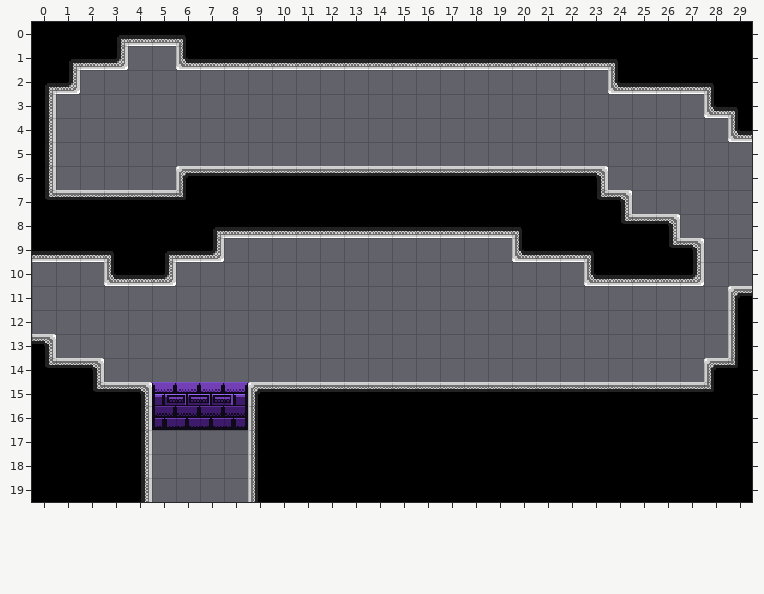
A Tiled map gets an edit: Assets/maps/BookmarkLevels/1 - Prison/4 - Wall.tmx. Above is the file before it was changed.
Cells are 16x16 px. Shown: x 0..29, y 0..19.
The same view after the edit:
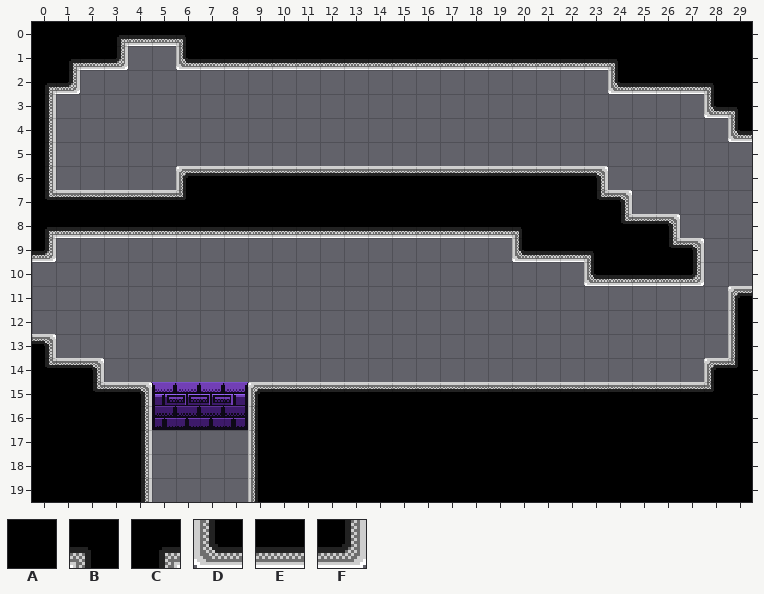
Key: from "Memory world tileset": A 6, B 8, C 9, D 10, E 11, F 12.
_ is an empty cell, . an unchanged one.
From old to new:
--- layer "ground"
@@ x 0..7 @@
- 8 AAAAAAAC
- 9 EEEBACEF
-10 ...DEF..
+ 8 CEEEEEEE
+ 9 F_______
+10 ...___..
